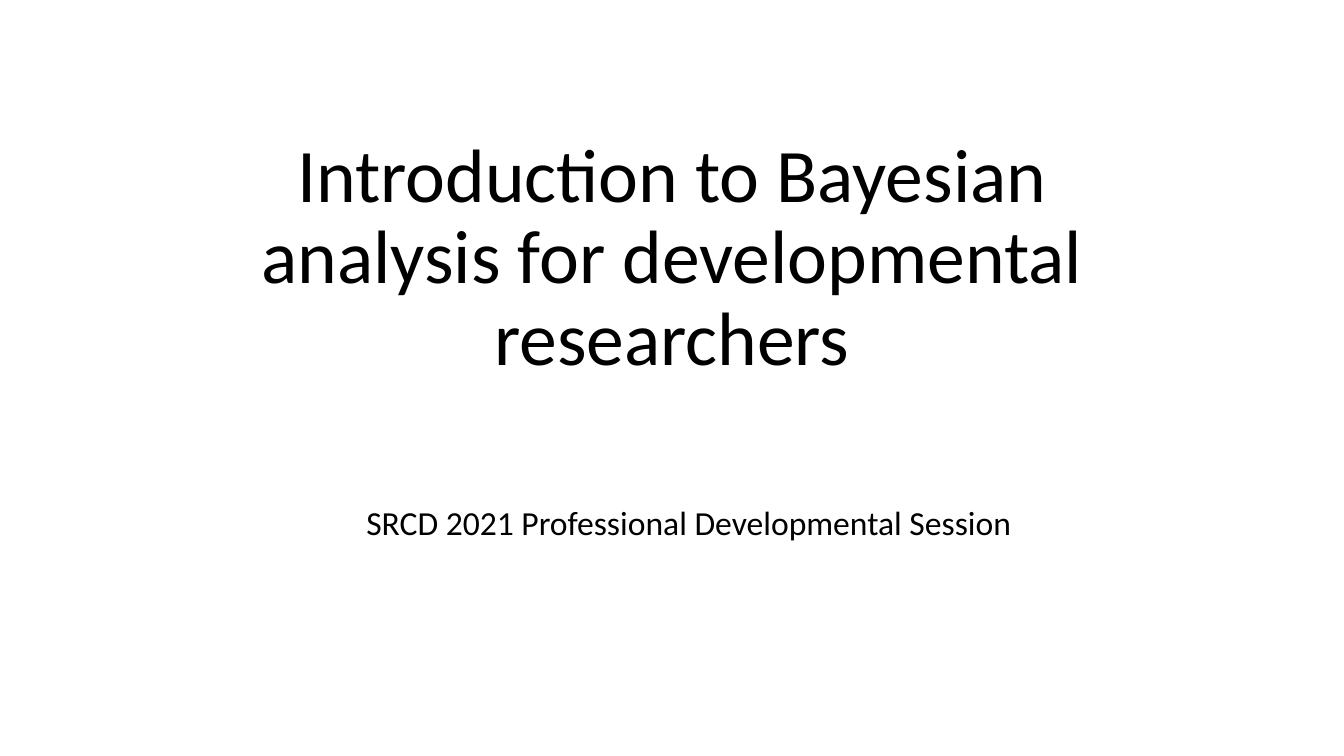
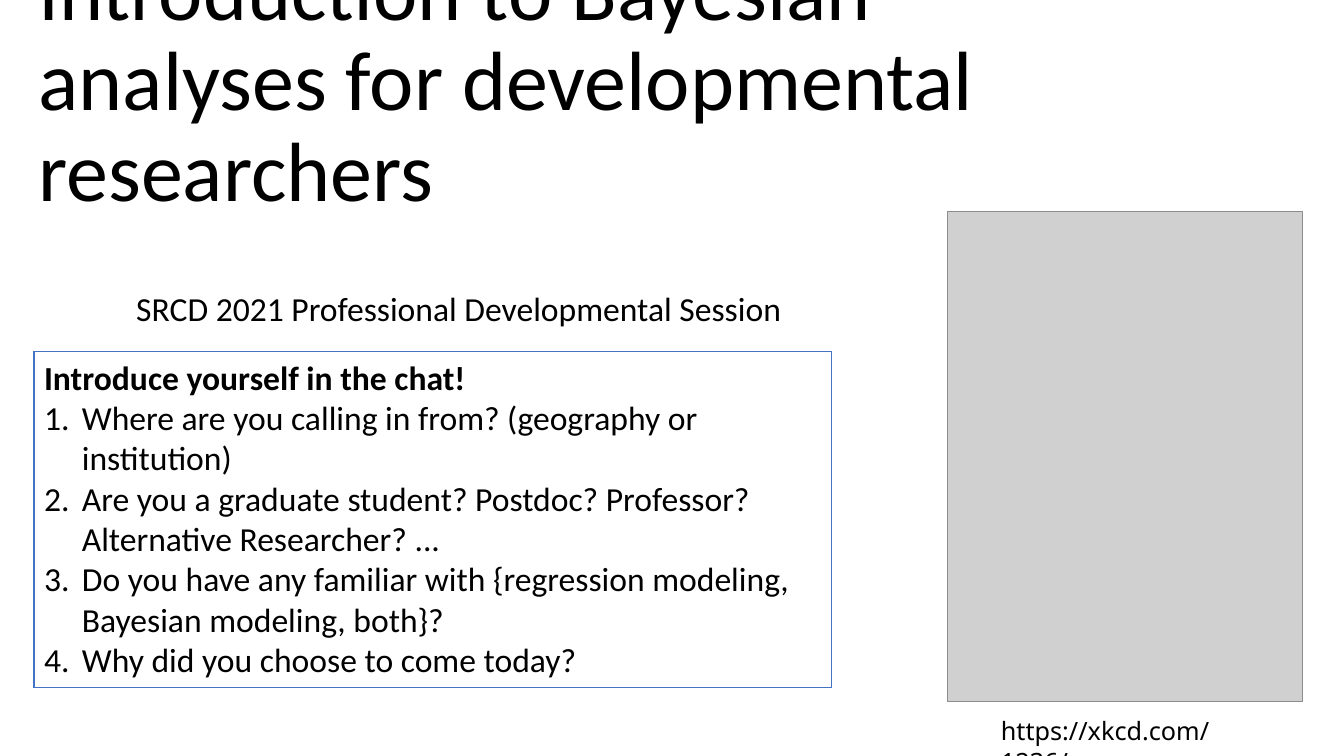
Before and after one commit to angelinetsui/srcd2021_bayesian, a slide deck: slide 1 of Intro_slides.pptx. Drawn at 1344x756 pixels with LibreOffice and Linux fonts; fonts in the diff are those of the drawing; grey boxes stand for pictures. Boxes give left, top, right and bottom in pixels: in the first picture for what was removed or moved away, otherwise in the second. Text is boxed around its words. In the diff, an @@ line names an element or a change of style, - is before the commit and + after.

Commit message:
move questions to first slide of intro slide

```diff
--- a/Intro_slides.pptx
+++ b/Intro_slides.pptx
@@ title at (38,0,973,202): text changed; size 54 to 60 pt @@
-Introduction to Bayesian analysis for developmental researchers
+Introduction to Bayesian analyses for developmental researchers
@@ subtitle "SRCD 2021 Professional Developmental Session": place and size @@
-subtitle "SRCD 2021 Professional Developmental Session" at (366,511,1010,541)
+subtitle "SRCD 2021 Professional Developmental Session" at (136,297,780,327)
@@ picture added at (948,212,1303,702) @@
@@ rectangle added at (34,352,832,688), fill #FFFFFF, outline #4472C4 1 pt, 24 pt, text #000000 @@
+Introduce yourself in the chat!
+1. Where are you calling in from? (geography or institution)
+2. Are you a graduate student? Postdoc? Professor? Alternative Researcher? ...
+3. Do you have any familiar with {regression modeling, Bayesian modeling, both}?
+4. Why did you choose to come today?
@@ text added at (1001,721,1209,746), 18 pt, text #000000 @@
+https://xkcd.com/1236/
```
Also in this commit, not shown: 2 other slides changed.
